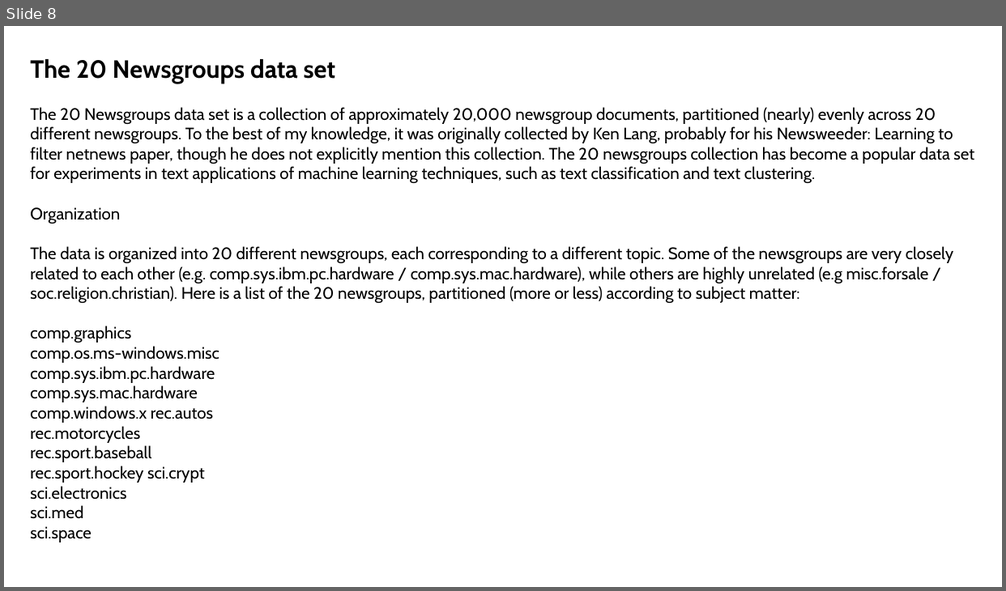
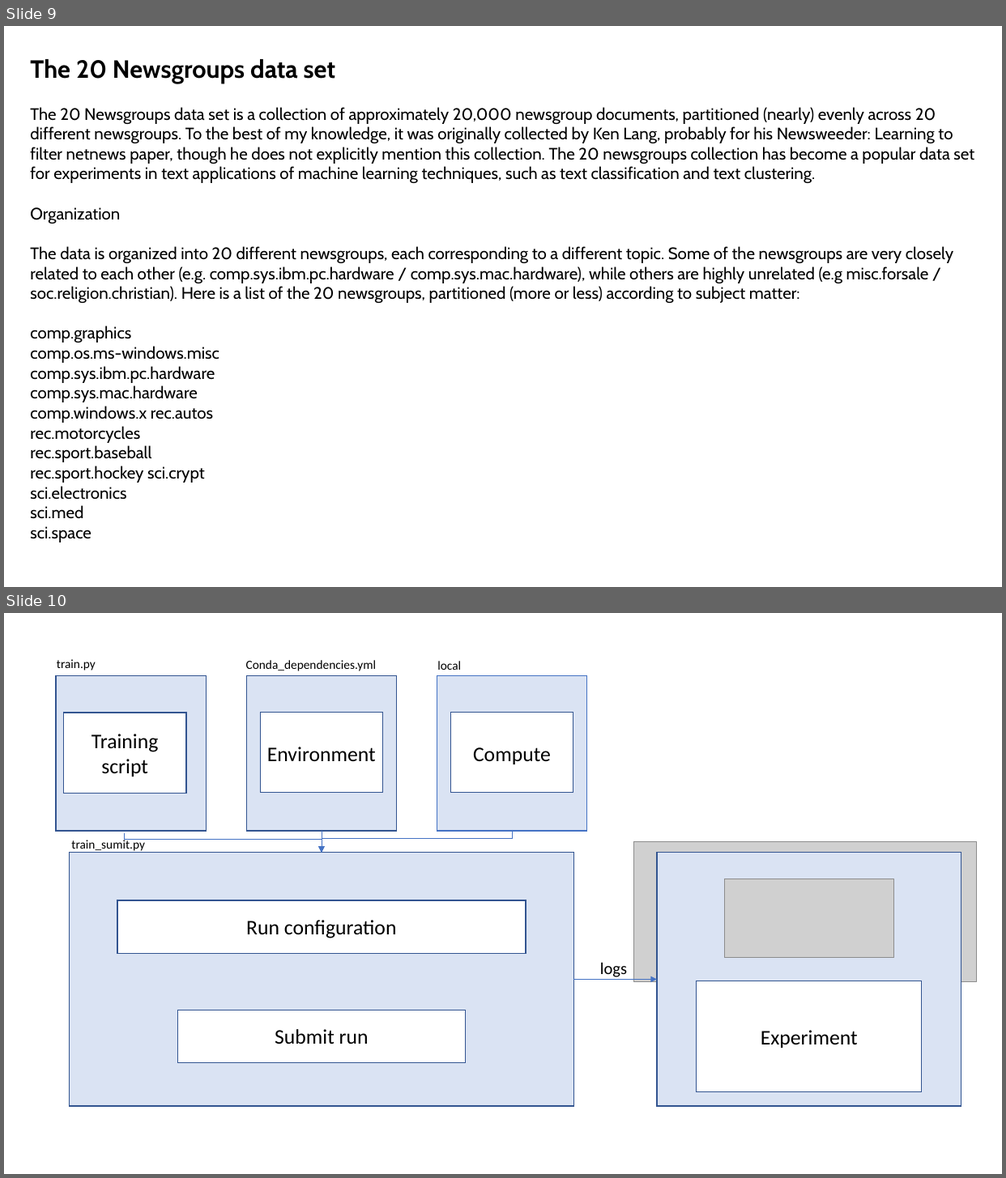
Before and after one commit to miquelladeboer/aml-mlops-workshop, a slide deck: Powerpoints/Module 2 - Experiments.pptx. Shown one above the other, each under a label of ours: slide 8 before the commit, slides 9 and 10 after it. The pictures are 1006x591 and 1006x1178 pixels, drawn with LibreOffice and Linux fonts; fonts in the diff are those of the drawing; grey boxes stand for pictures. Boxes give left, top, right and bottom in pixels: in the first picture for what was removed or moved away, otherwise in the second. Text is boxed around its words. In the diff, an @@ line names an element or a change of style, - is before the commit and + after.

```diff
--- a/Powerpoints/Module 2 - Experiments.pptx
+++ b/Powerpoints/Module 2 - Experiments.pptx
@@ slide 10 added at <box>4,613,1002,1174</box>, background #FFFFFF @@
@@ text added at <box>57,659,96,671</box>, 12 pt, text #000000 @@
+train.py
@@ text added at <box>246,660,377,671</box>, 12 pt, text #000000 @@
+Conda_dependencies.yml
@@ text added at <box>437,661,461,670</box>, 12 pt, text #000000 @@
+local
@@ rectangle added at <box>56,676,206,831</box>, fill #DAE3F3, outline #325491 1 pt @@
@@ rectangle added at <box>246,676,397,831</box>, fill #DAE3F3, outline #325491 1 pt @@
@@ rectangle added at <box>437,676,587,831</box>, fill #DAE3F3, outline #4472C4 1 pt @@
@@ rectangle added at <box>64,713,187,793</box>, fill #FFFFFF, outline #325491 1 pt @@
@@ text added at <box>91,734,158,777</box>, 20 pt, text #000000 @@
+Training script
@@ rectangle added at <box>260,712,383,792</box>, fill #FFFFFF, outline #325491 1 pt @@
@@ rectangle added at <box>451,713,573,793</box>, fill #FFFFFF, outline #325491 1 pt @@
@@ text added at <box>267,747,376,761</box>, 20 pt, text #000000 @@
+Environment
@@ text added at <box>473,747,551,764</box>, 20 pt, text #000000 @@
+Compute
@@ arrow added from (322, 831) to (322, 853), #4472C4 0.5 pt @@
@@ elbow arrow added from (513, 831) to (322, 853), #4472C4 0.5 pt @@
@@ rectangle added at <box>69,853,573,1106</box>, fill #DAE3F3, outline #325491 1 pt @@
@@ text added at <box>71,838,145,853</box>, 12 pt, text #000000 @@
+train_sumit.py
@@ elbow arrow added from (124, 833) to (322, 853), #4472C4 0.5 pt @@
@@ picture added at <box>633,841,977,982</box> @@
@@ rectangle added at <box>657,853,961,1106</box>, fill #DAE3F3, outline #325491 1 pt @@
@@ picture added at <box>725,879,894,958</box> @@
@@ rectangle added at <box>117,901,526,954</box>, fill #FFFFFF, outline #325491 1 pt @@
@@ text added at <box>246,920,397,939</box>, 20 pt, text #000000 @@
+Run configuration
@@ text added at <box>600,962,627,977</box>, 16 pt, text #000000 @@
+logs
@@ arrow added from (573, 980) to (657, 980), #4472C4 0.5 pt @@
@@ rectangle added at <box>697,982,922,1093</box>, fill #FFFFFF, outline #325491 1 pt @@
@@ rectangle added at <box>177,1011,465,1063</box>, fill #FFFFFF, outline #325491 1 pt @@
@@ text added at <box>275,1029,368,1045</box>, 20 pt, text #000000 @@
+Submit run
@@ text added at <box>761,1030,858,1048</box>, 20 pt, text #000000 @@
+Experiment
@@ what was slide 8 is now slide 9 @@
```
Also in this commit, not shown: 2 slides changed, 1 other slide added, 8 other files.
